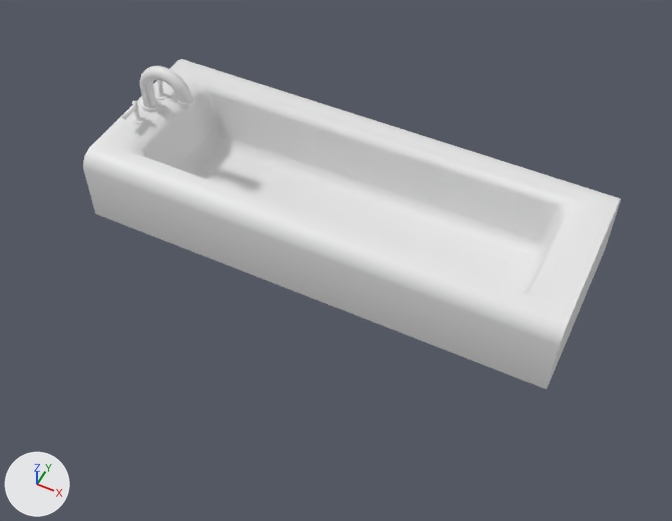
Two versions of the FBX model PopQuiz/Assets/Art/GGJ25-popq_bathtub.fbx, one commit apart.
Both versions are drawn from a 50 mm lens placed at (4.14, -8.63, 9.59), pointed at (0.14, -0.63, -0.41). The axes (+X, +Y, +Z) are drawn at lower left. The lights are the same throughout. Vertices at the same position are counted once.

The first picture shows 'tub'.
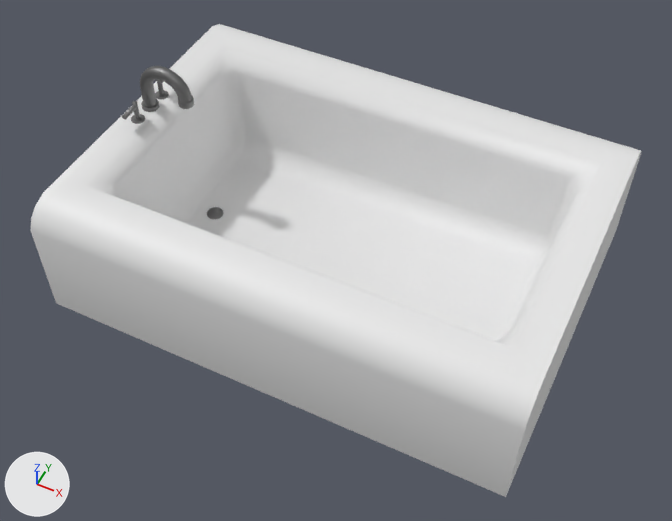
Pixel boxes [x1, y1, x2, y2] of what changed, in the pictures (672 x 521 px; the box of a moved part takes in the faces that stretch with it):
'tub', reshaped, recoloured (14% wider, 43% taller): before [83, 59, 621, 390]; after [30, 24, 642, 497]
part 1 of me_cube_004, moved or reshaped: before [83, 59, 621, 390]; after [30, 24, 642, 497]
part 2 of me_cube_004, moved or reshaped: before [203, 174, 219, 183]; after [207, 207, 223, 219]
part 3 of me_cube_004, recoloured: [122, 66, 194, 124] in both

The change, as a list of edits to the scene's bpy script:
```text
Add mat_ceramic:
    mat_ceramic = principled_material('Ceramic')
    mat_ceramic.base_color = (0.8, 0.8, 0.8)  # white #e7e7e7
Add mat_metal:
    mat_metal = principled_material('Metal')
    mat_metal.base_color = (0.207, 0.207, 0.207)  # grey #7e7e7e
    mat_metal.metallic = 0.905
Change me_cube_004:
    used by ob_tub; location = (0.0, 0.0, 0.0)
    remove me_cube_004.from_pydata(...)  # 1344 vertices, 1159 faces; spans x -3.54..3.54, y -1.38..1.38, z -0.45..1.52
    add me_cube_004.from_pydata(...)  # 1344 vertices, 1159 faces; spans x -3.54..3.54, y -2.61..2.61, z -1.23..1.52
    me_cube_004 part 1: the loose piece of 96 vertices spanning x -3.54..3.54, y -1.38..1.38, z -0.45..0.71 is scaled about its middle by (1, 1.89, 1.68), then moved by (0.0, 0.0, -0.39)
    me_cube_004 part 2: the loose piece of 96 vertices spanning x -2.49..-2.22, y -0.13..0.13, z -0.42..-0.39 is moved by (0.0, 0.0, -0.74)
    me_cube_004 part 3: 997 of the faces centred in x -3.4..-2.49, y -0.61..0.59, z 0.71..1.52 switch from no material to mat_metal (grey #7d7d7d)
    add me_cube_004.materials.append(mat_ceramic)  # white #e7e7e7
```
